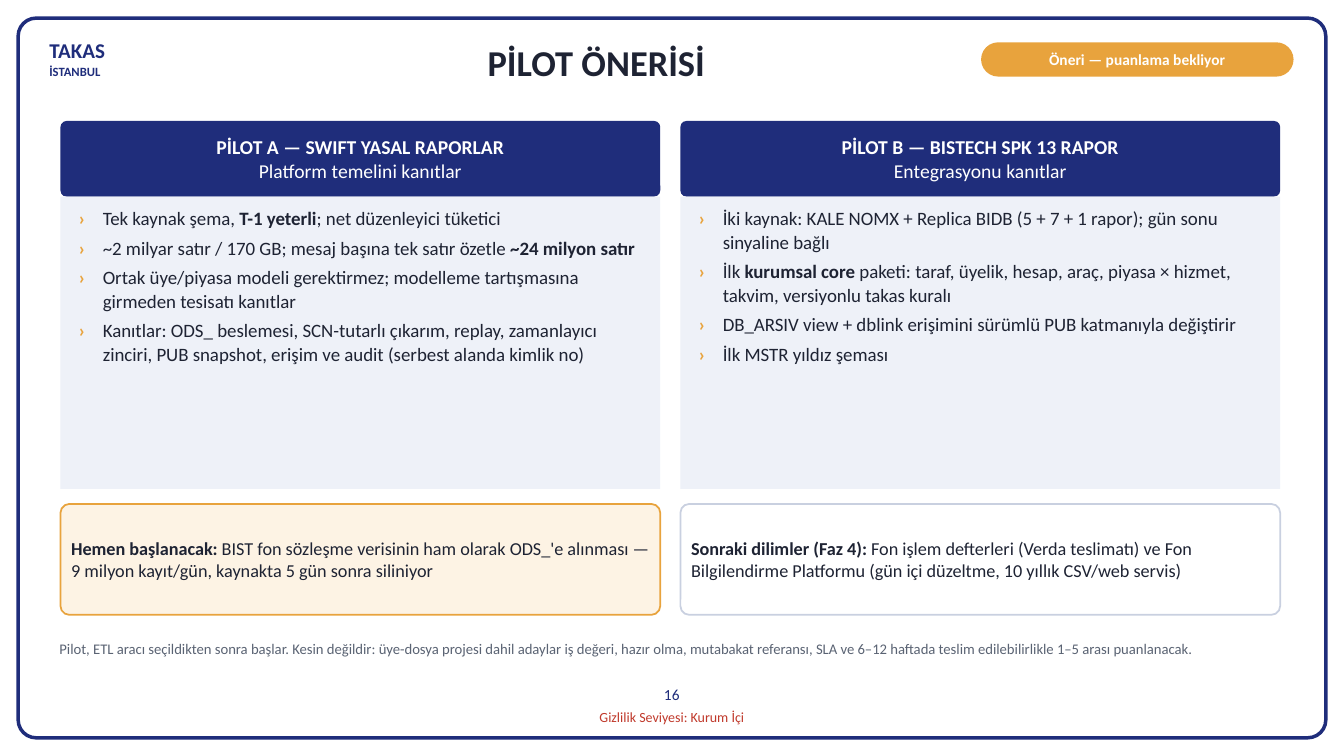
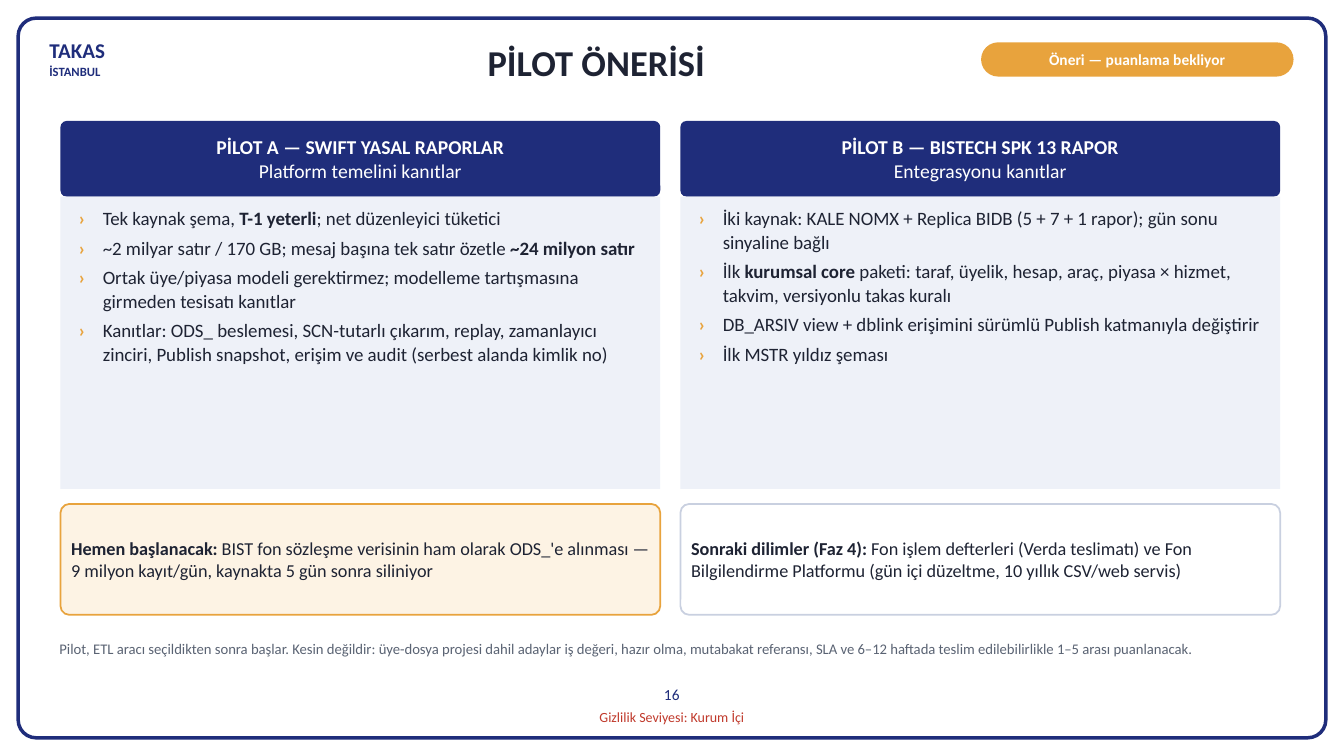
Before and after one commit to hanifidemirel0/Cursor-Projects, a slide deck: slide 16 of outputs/dwh-sunum-kasim-2026/5 - DWHSunum_Kasim2026.pptx. Drawn at 1344x756 pixels with LibreOffice and Linux fonts; fonts in the diff are those of the drawing. Boxes give left, top, right and bottom in pixels: in the first picture for what was removed or moved away, otherwise in the second. Text is boxed around its words. In the diff, an @@ line names an element or a change of style, - is before the commit and + after.

```diff
--- a/outputs/dwh-sunum-kasim-2026/5 - DWHSunum_Kasim2026.pptx
+++ b/outputs/dwh-sunum-kasim-2026/5 - DWHSunum_Kasim2026.pptx
@@ text at (x1=103, y1=324, x2=608, y2=364): text changed @@
-› Kanıtlar: ODS_ beslemesi, SCN-tutarlı çıkarım, replay, zamanlayıcı zinciri, PUB snapshot, erişim ve audit (serbest alanda kimlik no)
+› Kanıtlar: ODS_ beslemesi, SCN-tutarlı çıkarım, replay, zamanlayıcı zinciri, Publish snapshot, erişim ve audit (serbest alanda kimlik no)
@@ text at (x1=723, y1=318, x2=1259, y2=335): text changed @@
-› DB_ARSIV view + dblink erişimini sürümlü PUB katmanıyla değiştirir
+› DB_ARSIV view + dblink erişimini sürümlü Publish katmanıyla değiştirir
```
Also in this commit, not shown: 2 other slides changed, 2 other files.
